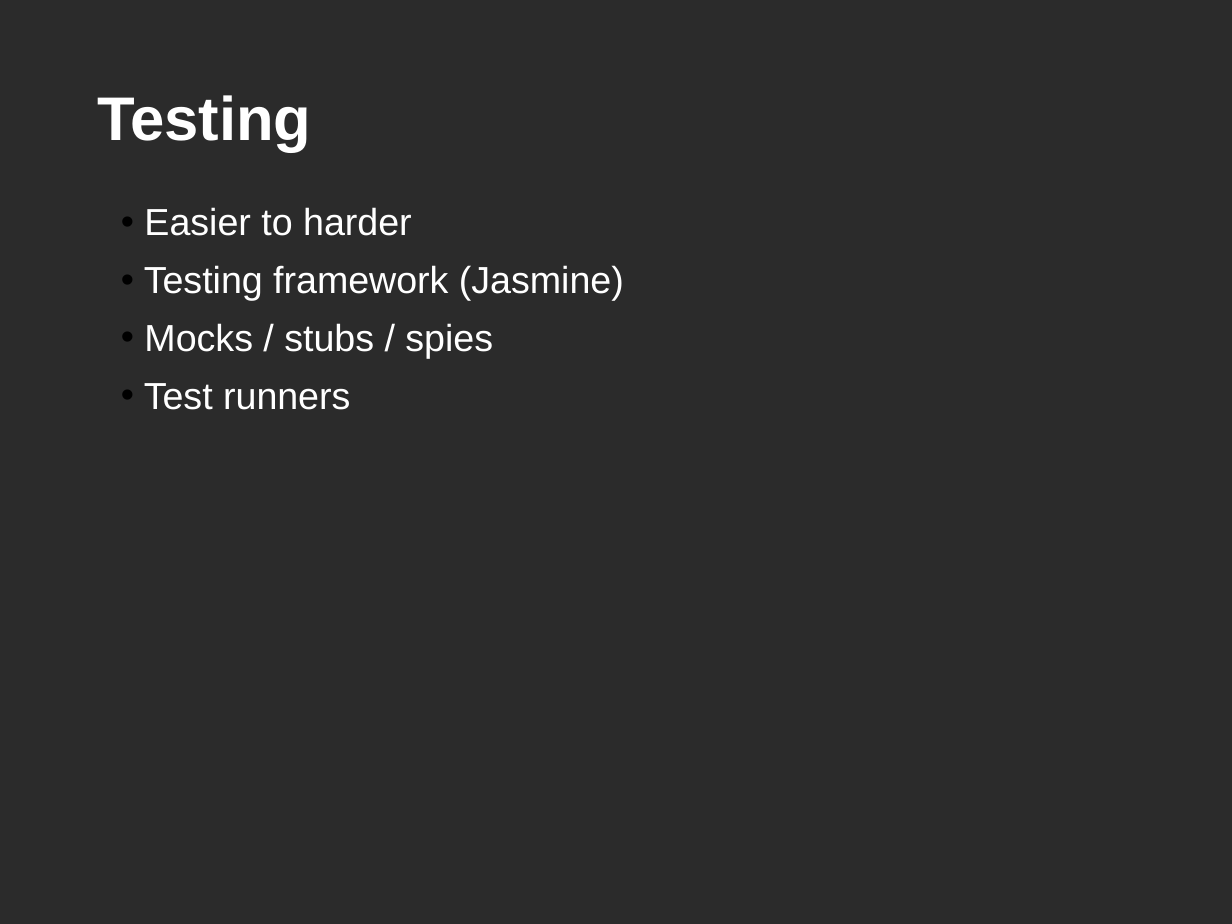
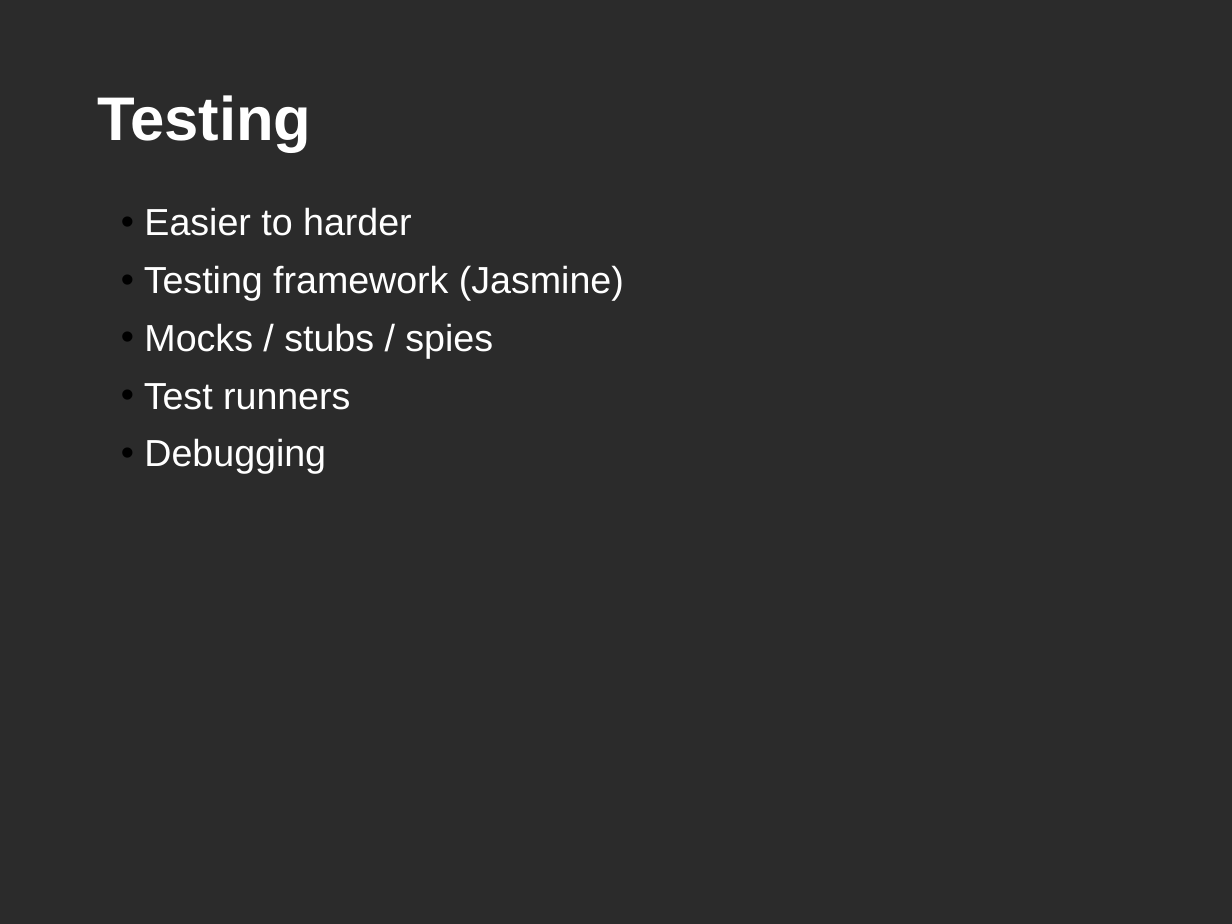
Before and after one commit to derrickwilliams/js-node-tools-toi, a slide deck: slide 24 of it.pptx (slide 25 before the commit). Drawn at 1232x924 pixels with LibreOffice and Linux fonts; fonts in the diff are those of the drawing; background and template pictures are left out; a plain dark background stands for a picture behind light text. Boxes give left, top, right and bottom in pixels: in the first picture for what was removed or moved away, otherwise in the second. Text is boxed around its words. In the diff, an @@ line names an element or a change of style, - is before the commit and + after.

```diff
--- a/it.pptx
+++ b/it.pptx
@@ text at [144,438,326,474]: paragraph added @@
+• Debugging
```
Also in this commit, not shown: 5 other slides changed, 5 slides added, 1 slide removed, 8 other files.
